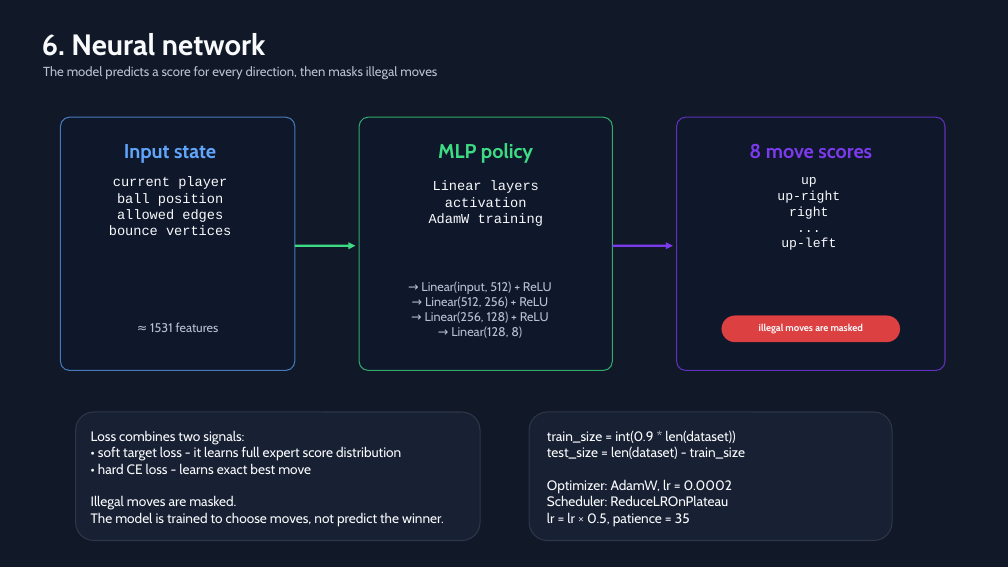
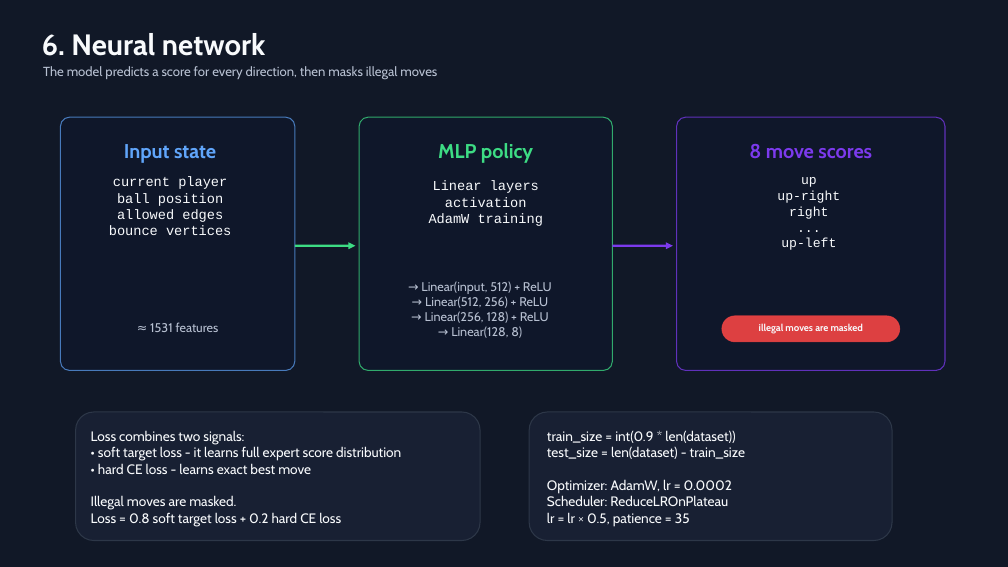
Before and after one commit to mikelsProject/paper-soccer-ai, a slide deck: slide 7 of Paper_Soccer_AI_presentation.pptx. Drawn at 1008x567 pixels with LibreOffice and Linux fonts; fonts in the diff are those of the drawing. Boxes give left, top, right and bottom in pixels: in the first picture for what was removed or moved away, otherwise in the second. Text is boxed around its words. In the diff, an @@ line names an element or a change of style, - is before the commit and + after.

```diff
--- a/Paper_Soccer_AI_presentation.pptx
+++ b/Paper_Soccer_AI_presentation.pptx
@@ text at box(91, 512, 341, 527): text changed @@
-The model is trained to choose moves, not predict the winner.
+Loss = 0.8 soft target loss + 0.2 hard CE loss
```
Also in this commit, not shown: 1 other slide changed.
